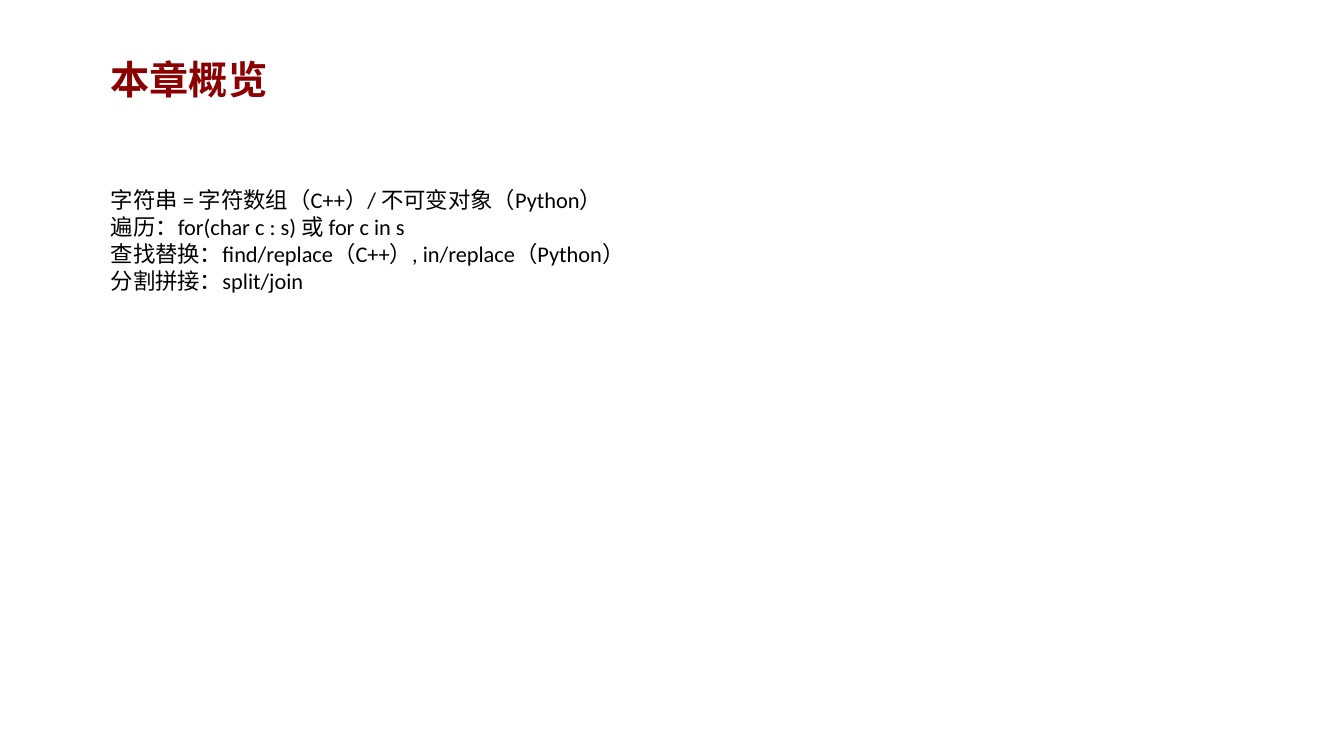
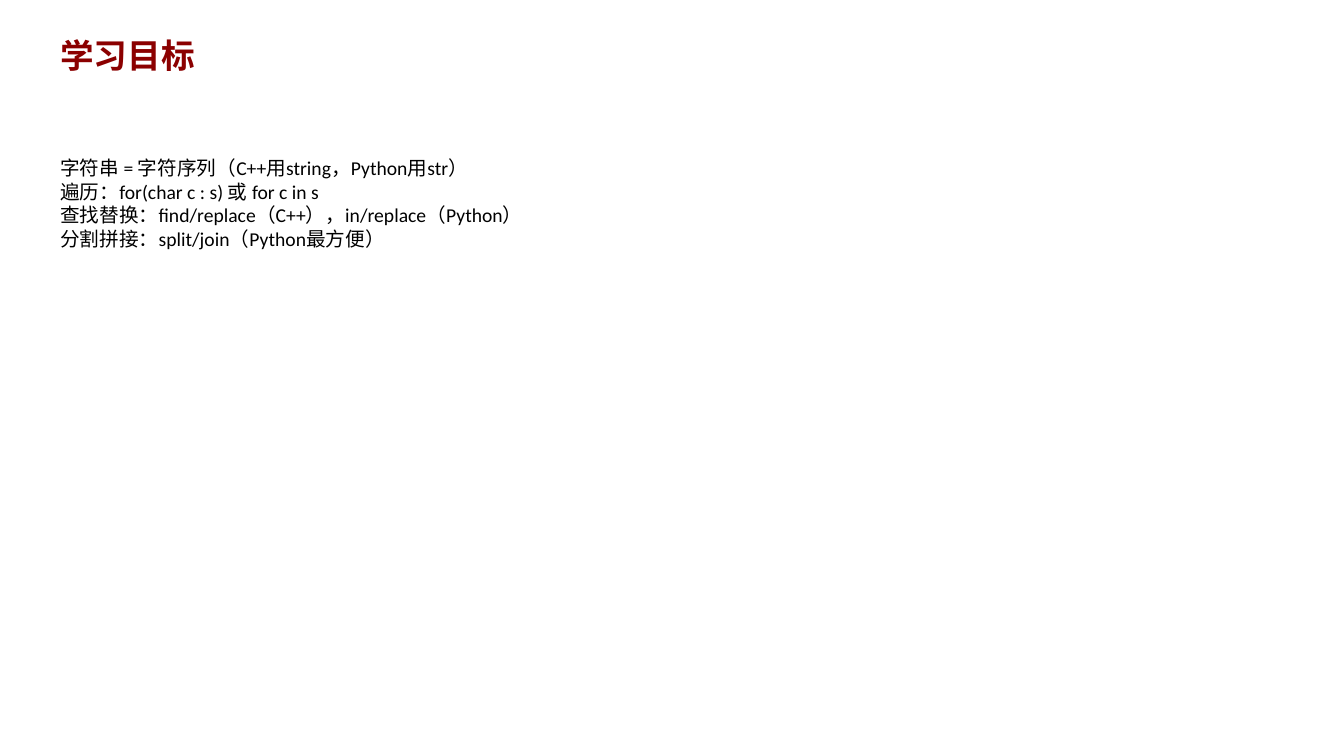
Before and after one commit to AndyLishengrui/trae-coding-course, a slide deck: slide 2 of textbook/ppt/chapter06_ppt.pptx (slide 3 before the commit). Drawn at 1344x756 pixels with LibreOffice and Linux fonts; fonts in the diff are those of the drawing. Boxes give left, top, right and bottom in pixels: in the first picture for what was removed or moved away, otherwise in the second. Text is boxed around its words. In the diff, an @@ line names an element or a change of style, - is before the commit and + after.

```diff
--- a/textbook/ppt/chapter06_ppt.pptx
+++ b/textbook/ppt/chapter06_ppt.pptx
@@ text added at (60,39,194,71), 24 pt, text #8B0000, bold @@
+学习目标
@@ text removed at (111,60,268,98) @@
-本章概览
@@ text "字符串 = 字符序列（C++用string，Python用str）": place and size @@
-text "字符串 = 字符序列（C++用string，Python用str）" at (111,189,625,293)
+text "字符串 = 字符序列（C++用string，Python用str）" at (60,158,522,250)
@@ text at (60,158,468,179): text changed; size 16 to 14 pt @@
-字符串 = 字符数组（C++）/ 不可变对象（Python）
+字符串 = 字符序列（C++用string，Python用str）
@@ text at (60,205,522,250): text changed; size 16 to 14 pt @@
-查找替换：find/replace（C++）, in/replace（Python）
-分割拼接：split/join
+查找替换：find/replace（C++），in/replace（Python）
+分割拼接：split/join（Python最方便）
@@ text at (60,182,319,202): size 16 to 14 pt in "遍历：for(char c : s) 或 for c ..." @@
```
Also in this commit, not shown: 4 other slides changed, 2 slides added, 3 slides removed, 17 other files.
